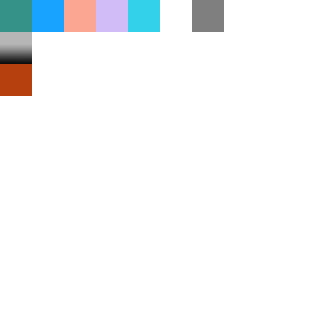
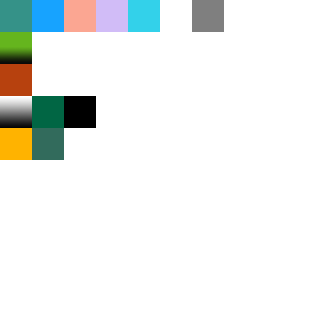
Before/after of a 320px x 320px layered artwork. What changed in the layer stack:
added layer "Rectangle 12" above "Rectangle 11" over [64, 96, 96, 128]
added layer "Rectangle 11" above "Rectangle 14" over [32, 96, 64, 128]
added layer "Rectangle 14" above "Rectangle 13" over [32, 128, 64, 160]
added layer "Rectangle 13" above "Rectangle 10" over [0, 128, 32, 160]
added layer "Rectangle 10" above "Rectangle 9" over [0, 97, 32, 128]
painted on "Rectangle 8" over [0, 32, 32, 64]
